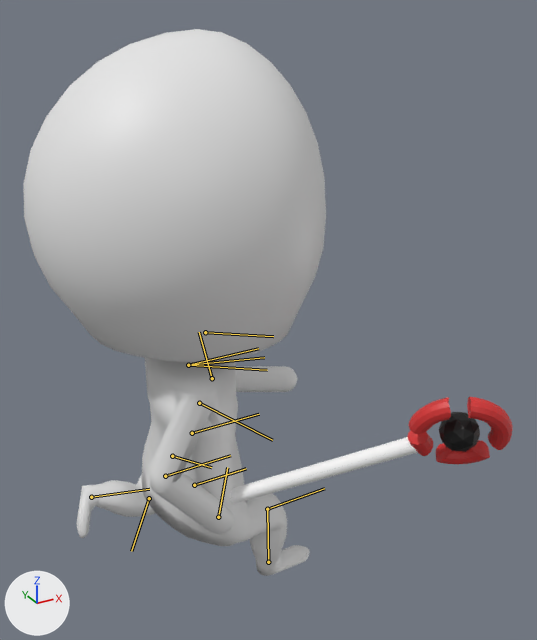
An edit to the FBX model 2023_04_TeamProject/Resource/player/Player.fbx, drawn before and after from the same camera.
Rendered twice from a camera (50 mm lens) standing at (-0.87, -2.07, 2.08) and looking at (0.16, -0.2, 1.14). The lights are fixed; the arrows at lower left show +X, +Y and +Z. Both versions are drawn at frame 59 of the action 'アーマチュア.004|Dash'; the numbers are the values there. The bones that bend it are drawn over the model as lines.

The first picture shows '円柱.005', '球.001', '球.002_球.001'.
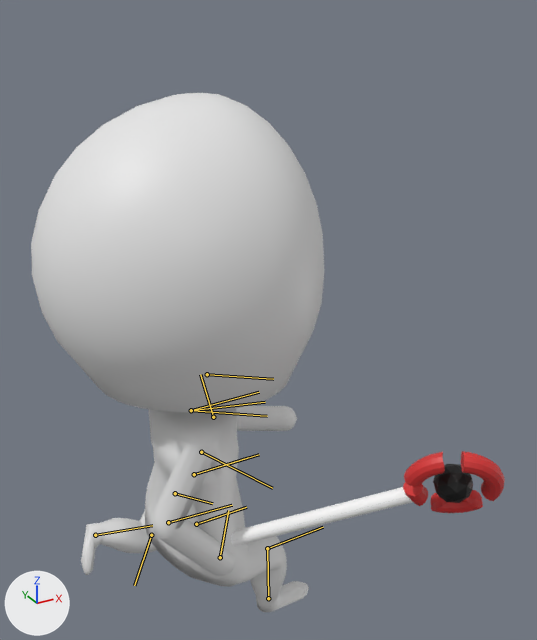
Where the change shows, as pixel boxes [x1, y1, x2, y2] in the pictures (537 x 640 px):
'球.001', posed: before [24, 29, 326, 363]; after [31, 93, 324, 413]
'円柱.005', posed: before [77, 358, 310, 576]; after [81, 406, 309, 612]
'球.002_球.001', posed (11% shorter): before [230, 397, 513, 504]; after [231, 451, 505, 546]
bone 'Master', root to tip: before (192, 433) to (191, 432); after (194, 474) to (193, 474)

Diff of the bpy script that builds the scene:
```diff
--- a/2023_04_TeamProject/Resource/player/Player.fbx.py
+++ b/2023_04_TeamProject/Resource/player/Player.fbx.py
@@ bone_master @@
 bone_master = bpy.data.objects['アーマチュア.004'].pose.bones['Master']
-bone_master.location = (0.0, 0.0, 0.009)
+bone_master.location = (0.0, 0.0, -0.651)
```
